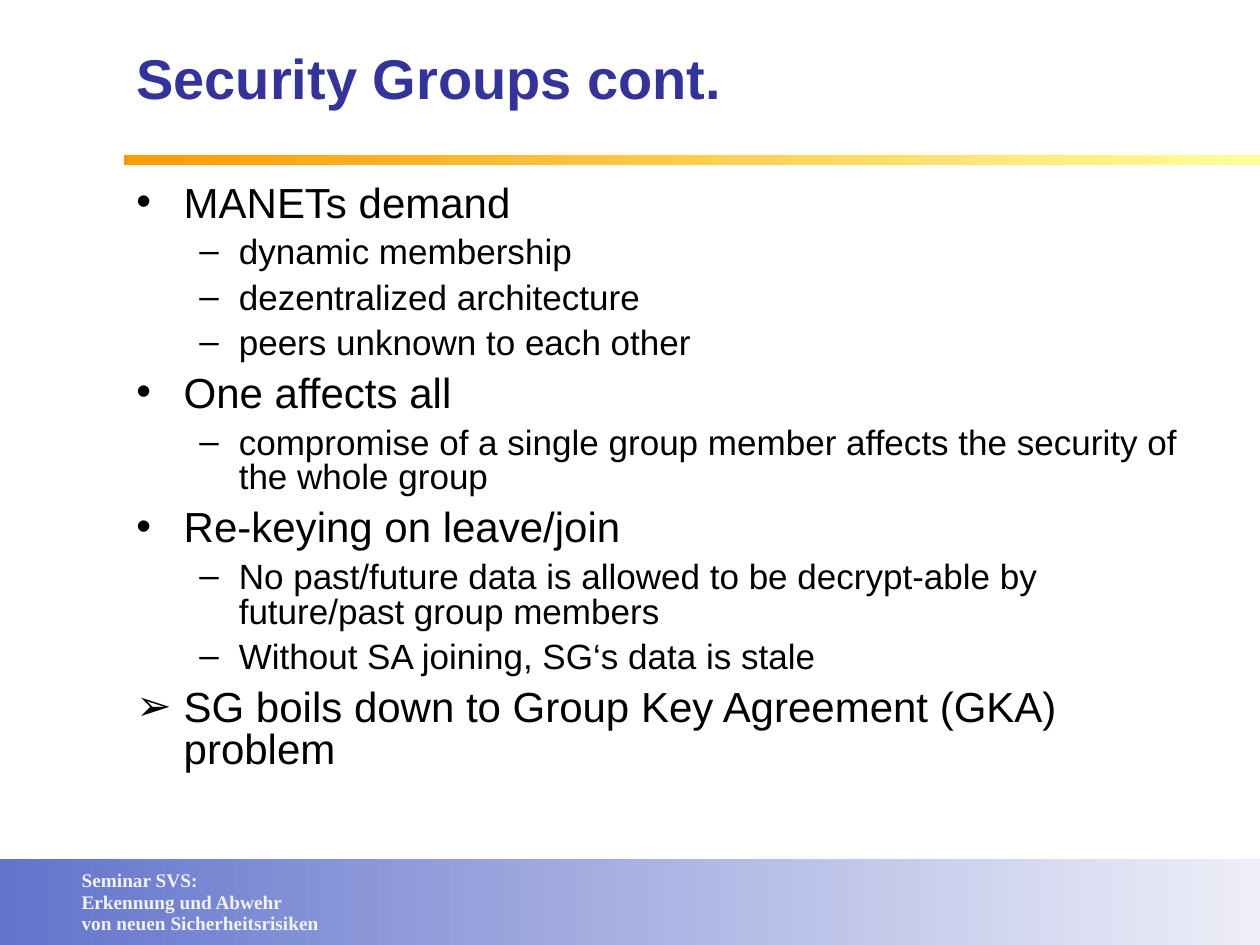
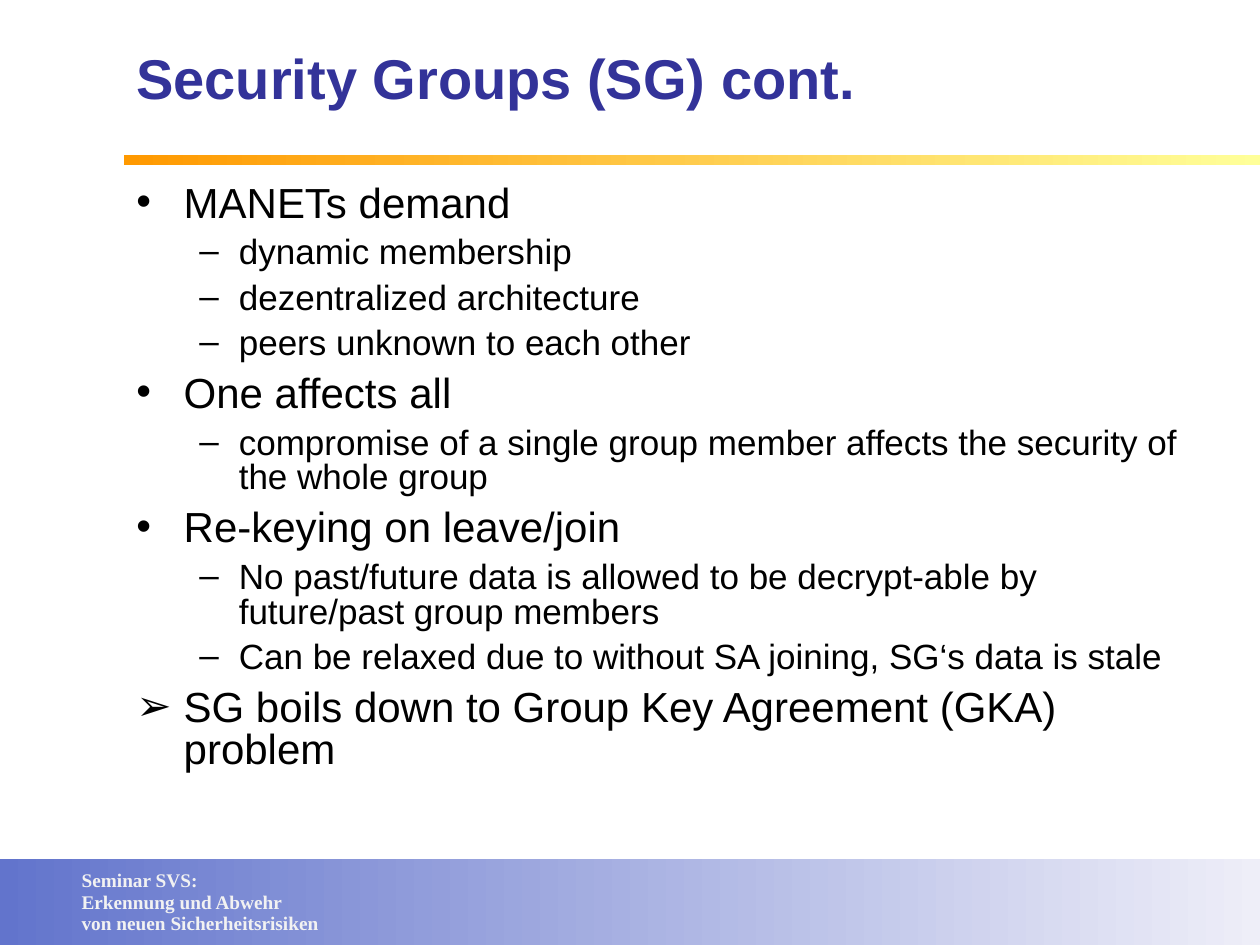
Before and after one commit to lemmy/SecuredSLP, a slide deck: slide 15 of doc/Service Discovery in open networks.ppt (slide 14 before the commit). Drawn at 1260x945 pixels with LibreOffice and Linux fonts; fonts in the diff are those of the drawing; background and template pictures are left out. Boxes give left, top, right and bottom in pixels: in the first picture for what was removed or moved away, otherwise in the second. Text is boxed around its words. In the diff, an @@ line names an element or a change of style, - is before the commit and + after.

Commit message:
finalized security groups

```diff
--- a/doc/Service Discovery in open networks.ppt
+++ b/doc/Service Discovery in open networks.ppt
@@ title at <box>136,58,855,109</box>: text changed @@
-Security Groups cont.
+Security Groups (SG) cont.
@@ text at <box>239,643,1162,676</box>: text changed @@
-  – Without SA joining, SG‘s data is stale
+  – Can be relaxed due to without SA joining, SG‘s data is stale
```
Also in this commit, not shown: 5 other slides changed, 1 slide added.
